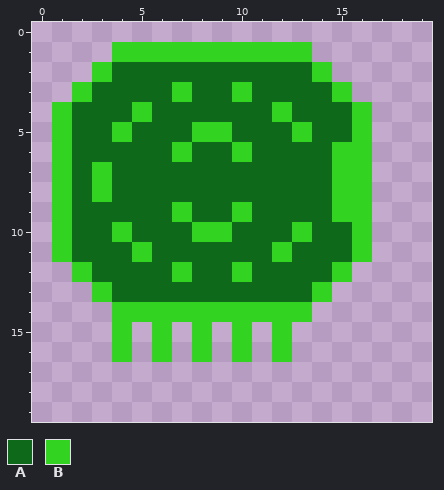
Pixel-art sprite: img/centipede2.png. Above is the file before it was changed.
The file is 20x20 pixels.
Palette (. is transparent): A #0e691b  B #32d421
Pixels before, first column x 1:
 1 ...BBBBBBBBBB...
 2 ..BAAAAAAAAAAB..
 3 .BAAAABAABAAAAB.
 4 BAAABAAAAAABAAAB
 5 BAABAAABBAAABAAB
 6 BAAAAABAABAAAABB
 7 BABAAAAAAAAAAABB
 8 BABAAAAAAAAAAABB
 9 BAAAAABAABAAAABB
10 BAABAAABBAAABAAB
11 BAAABAAAAAABAAAB
12 .BAAAABAABAAAAB.
13 ..BAAAAAAAAAAB..
14 ...BBBBBBBBBB...
15 ...B.B.B.B.B....
16 ...B.B.B.B.B....
New version:
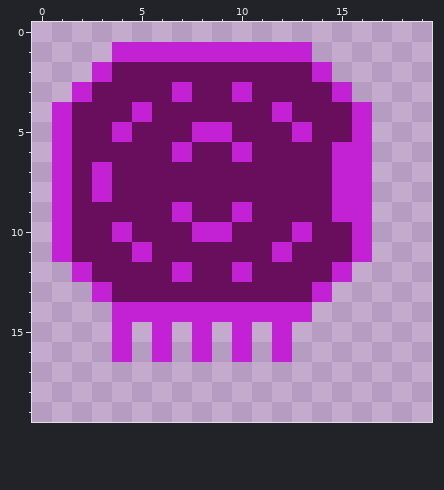
Diff:
colour A: #0e691b -> #690e5c
colour B: #32d421 -> #c321d4
